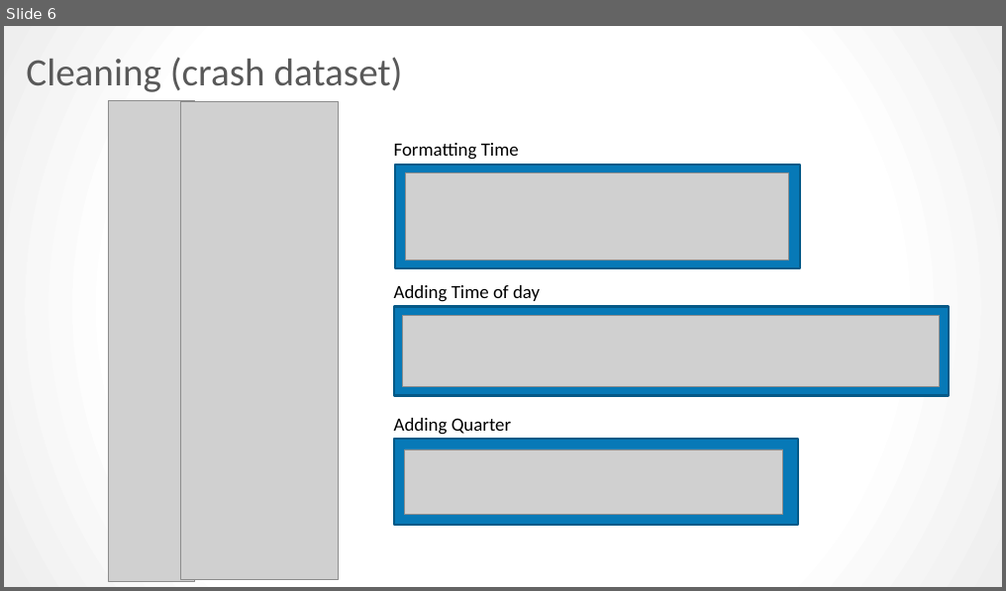
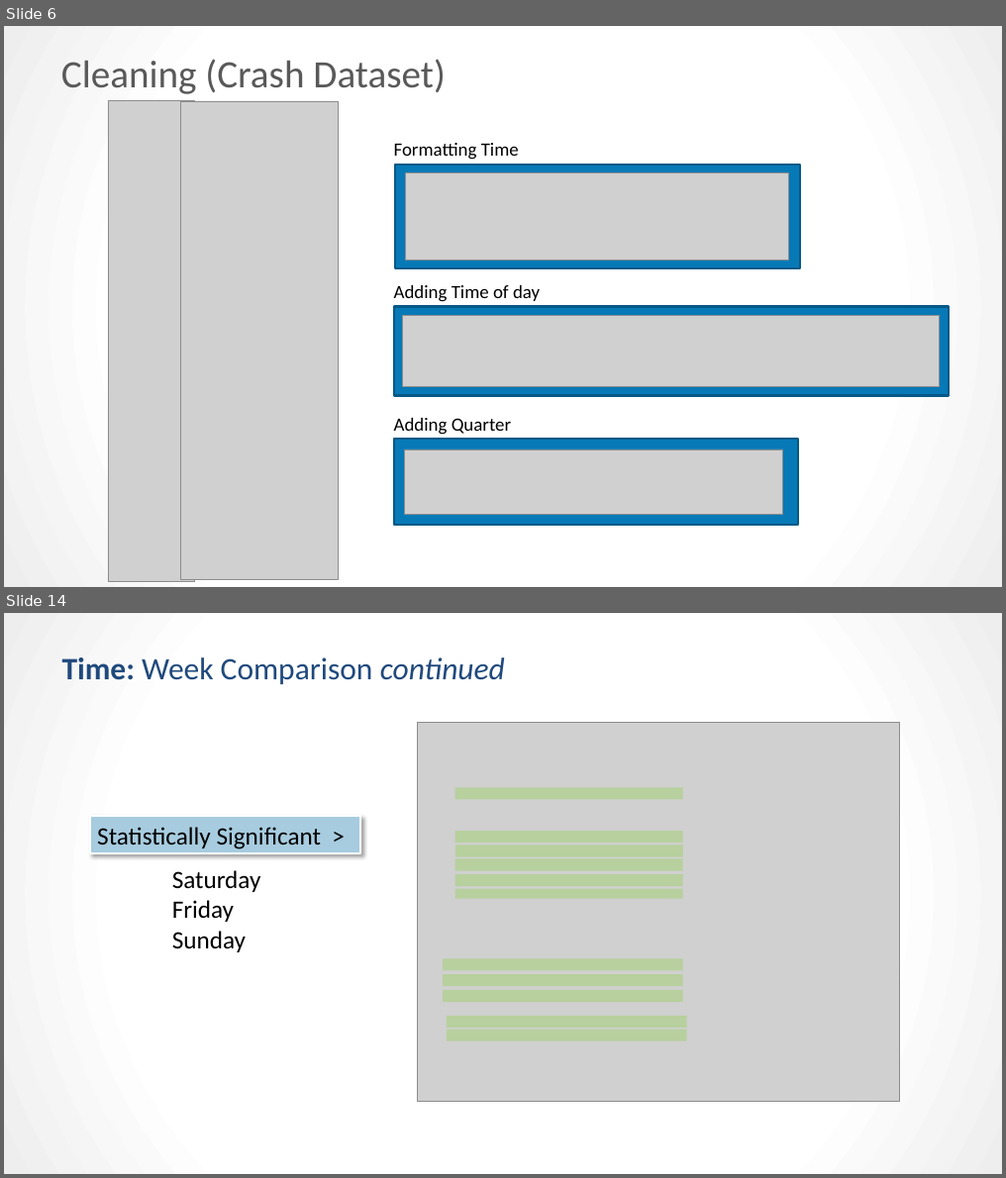
Before and after one commit to kpellas/Project_1, a slide deck: Project Presentation.pptx. Shown one above the other, each under a label of ours: slide 6 before the commit, slides 6 and 14 after it; the slides between them are not shown. The pictures are 1006x591 and 1006x1178 pixels, drawn with LibreOffice and Linux fonts; fonts in the diff are those of the drawing; grey boxes stand for pictures. Boxes give left, top, right and bottom in pixels: in the first picture for what was removed or moved away, otherwise in the second. Text is boxed around its words. In the diff, an @@ line names an element or a change of style, - is before the commit and + after.

```diff
--- a/Project Presentation.pptx
+++ b/Project Presentation.pptx
@@ slide 14 added at (4, 613, 1002, 1174), background gradient #FFFFFF to #EEEEEE @@
@@ text added at (62, 658, 505, 684), 30 pt, text #1F497D @@
+Time: Week Comparison continued
@@ rectangle added at (90, 816, 361, 854), fill #A7CCDF, outline #FFFFFF 1.5 pt, 24 pt, text #000000 @@
+Statistically Significant >
@@ rectangle added at (455, 845, 683, 858), fill #92D050 at 39% opacity @@
@@ text added at (172, 870, 261, 953), 24 pt, text #000000 @@
+Saturday
+Friday
+Sunday
@@ rectangle added at (455, 860, 683, 871), fill #92D050 at 39% opacity @@
@@ group added at (418, 722, 900, 1101): 9 rectangles, 1 picture @@
@@ slide 6 changed as well @@
@@ title at (61, 59, 445, 94): text changed @@
-Cleaning (crash dataset)
+Cleaning (Crash Dataset)
```
Also in this commit, not shown: 4 other slides changed, 22 other slides added, 9 slides removed.
